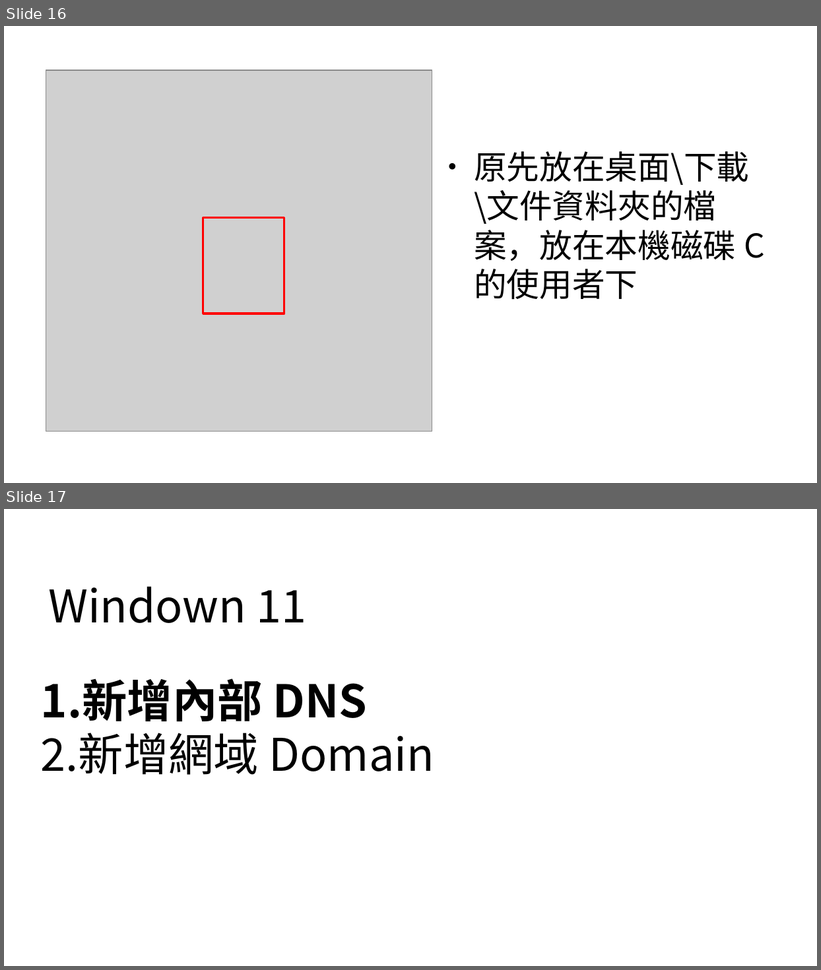
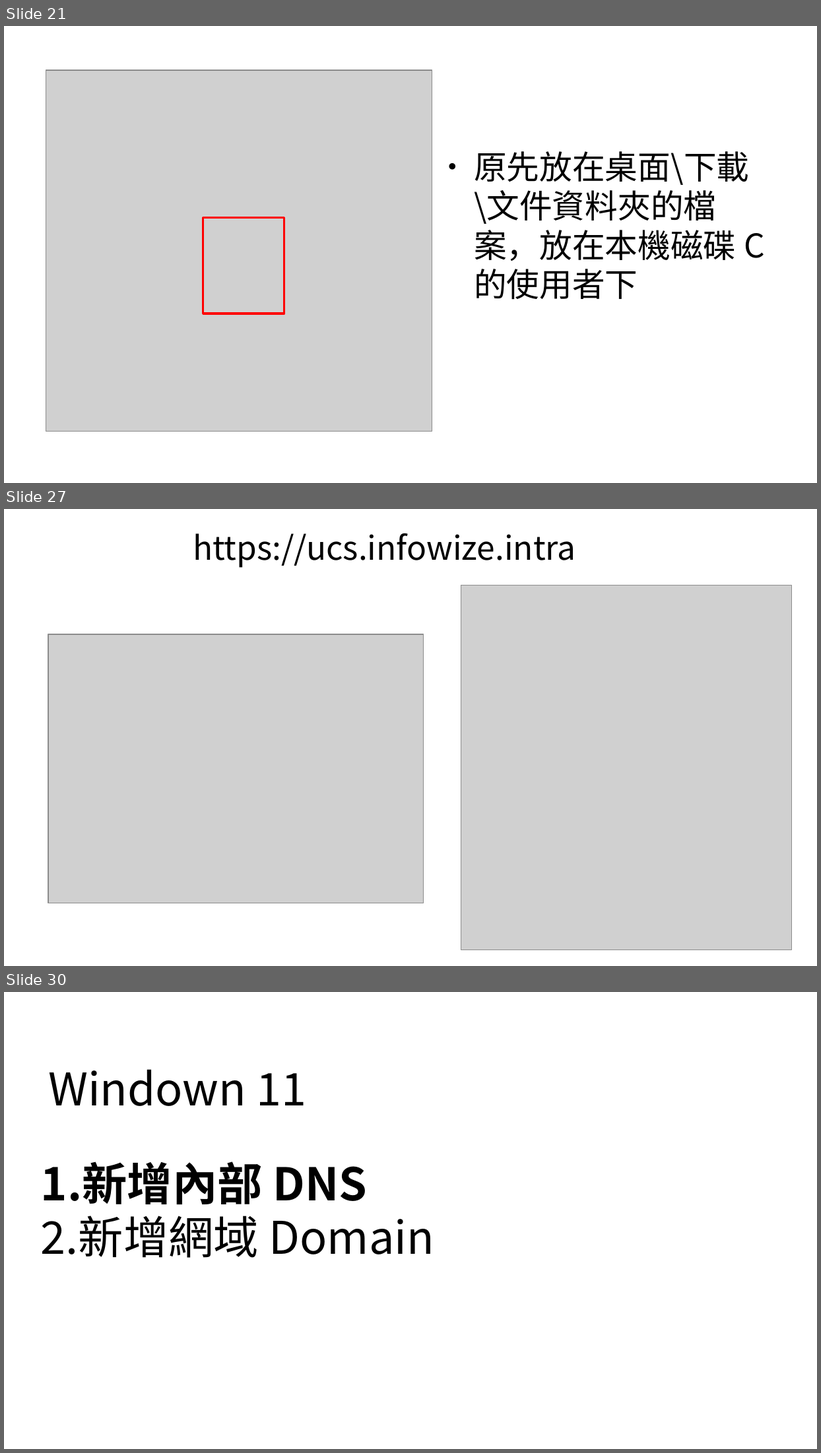
Before and after one commit to sealbook/125, a slide deck: DNS & domain.odp. Shown one above the other, each under a label of ours: slides 16 and 17 before the commit, slides 21, 27 and 30 after it; the slides between them are not shown. The pictures are 821x970 and 821x1453 pixels, drawn with LibreOffice and Linux fonts; fonts in the diff are those of the drawing; grey boxes stand for pictures. Boxes give left, top, right and bottom in pixels: in the first picture for what was removed or moved away, otherwise in the second. Text is boxed around its words. In the diff, an @@ line names an element or a change of style, - is before the commit and + after.

```diff
--- a/DNS & domain.odp
+++ b/DNS & domain.odp
@@ slide 27 added at bbox=[4, 509, 817, 966], background #FFFFFF @@
@@ title added at bbox=[193, 533, 576, 568], 32 pt, text #000000 @@
+https://ucs.infowize.intra
@@ picture added at bbox=[461, 586, 792, 951] @@
@@ picture added at bbox=[48, 634, 424, 904] @@
@@ what was slide 16 is now slide 21 @@
@@ what was slide 17 is now slide 30 @@
```
Also in this commit, not shown: 10 slides changed, 12 other slides added, 2 other files.
